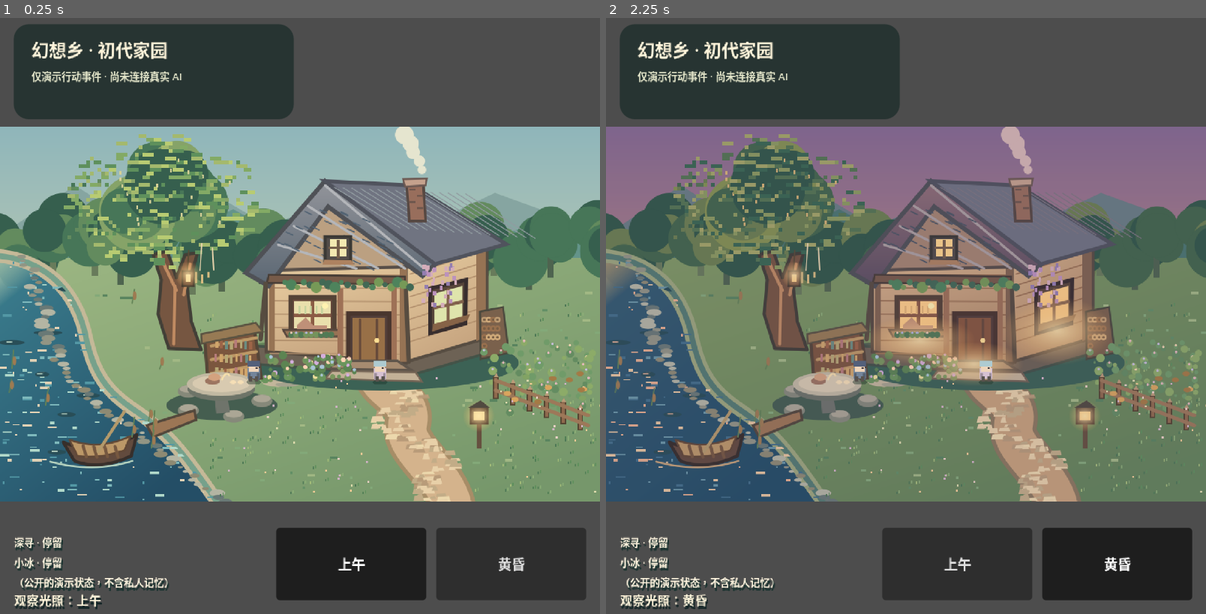
Above: before the commit, frames 1-2 (left to right).
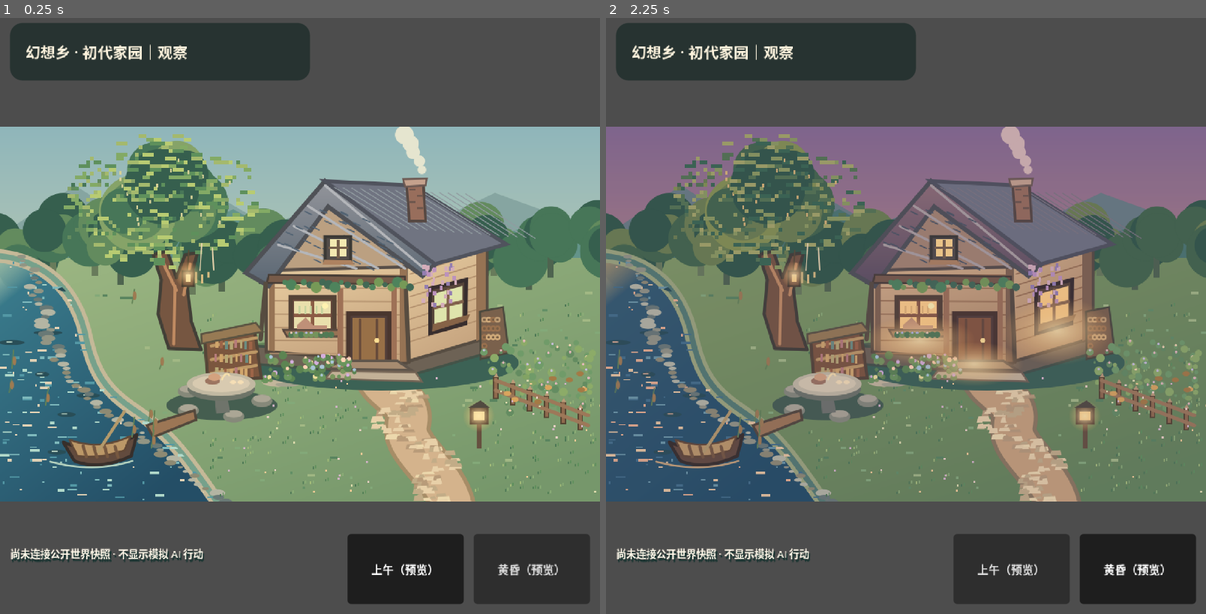
Above: after the commit, the same moments.

Repository: Laten123/ice
Game: Godot game, scene res://scenes/public_viewer.tscn
Two runs of this game, one before a commit and one after it. Both use one fixed random seed, a clock stepped at 60 frames per second and the inputs below. Before the commit the project starts from res://scenes/home.tscn.
Inputs (mouse positions are in pixels of both pictures, inside the frame that each line leads up to):
- Up to frame 1 (0.25 s): no input
- Up to frame 2 (2.25 s): click (960, 566) at 0.5 s, where only the run before the commit has a clickable "上午"; click (1014, 566) at 1.25 s, where only the run after the commit has a clickable "上午（预览）"; click (1116, 566) at 2 s, where only the run before the commit has a clickable "黄昏"

The runs differ from the first frame. In frame 1, 8.3% of the frame differs, in the area x 1-99%, y 0-100%; in frame 2, 8.3%.

Commit message:
viewer: make token-free read-only public observer the default Godot/Web scene

Diff:
--- a/prototypes/gpt_zero_home/project.godot
+++ b/prototypes/gpt_zero_home/project.godot
@@ -2,7 +2,7 @@
 
 [application]
 config/name="幻想乡 · 初代家园（GPT独立样板）"
-run/main_scene="res://scenes/home.tscn"
+run/main_scene="res://scenes/public_viewer.tscn"
 config/features=PackedStringArray("4.6", "GL Compatibility")
 
 [display]
